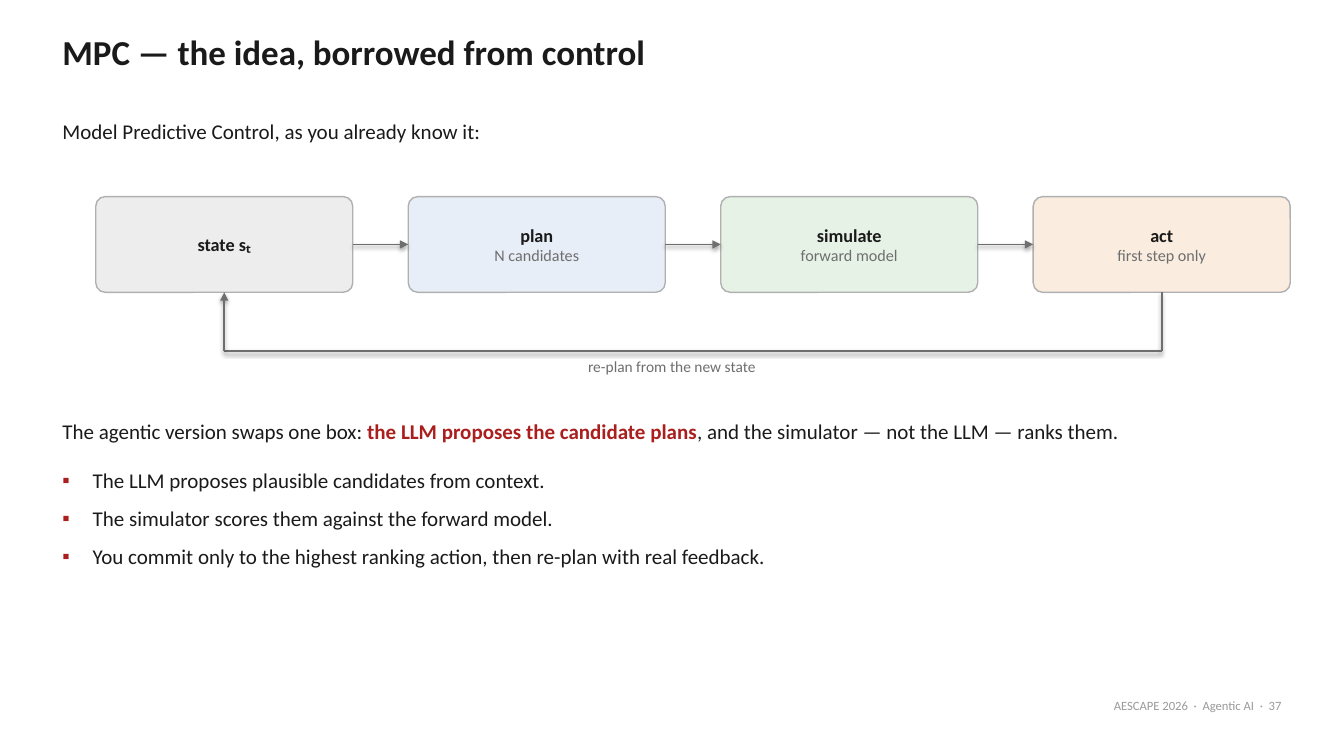
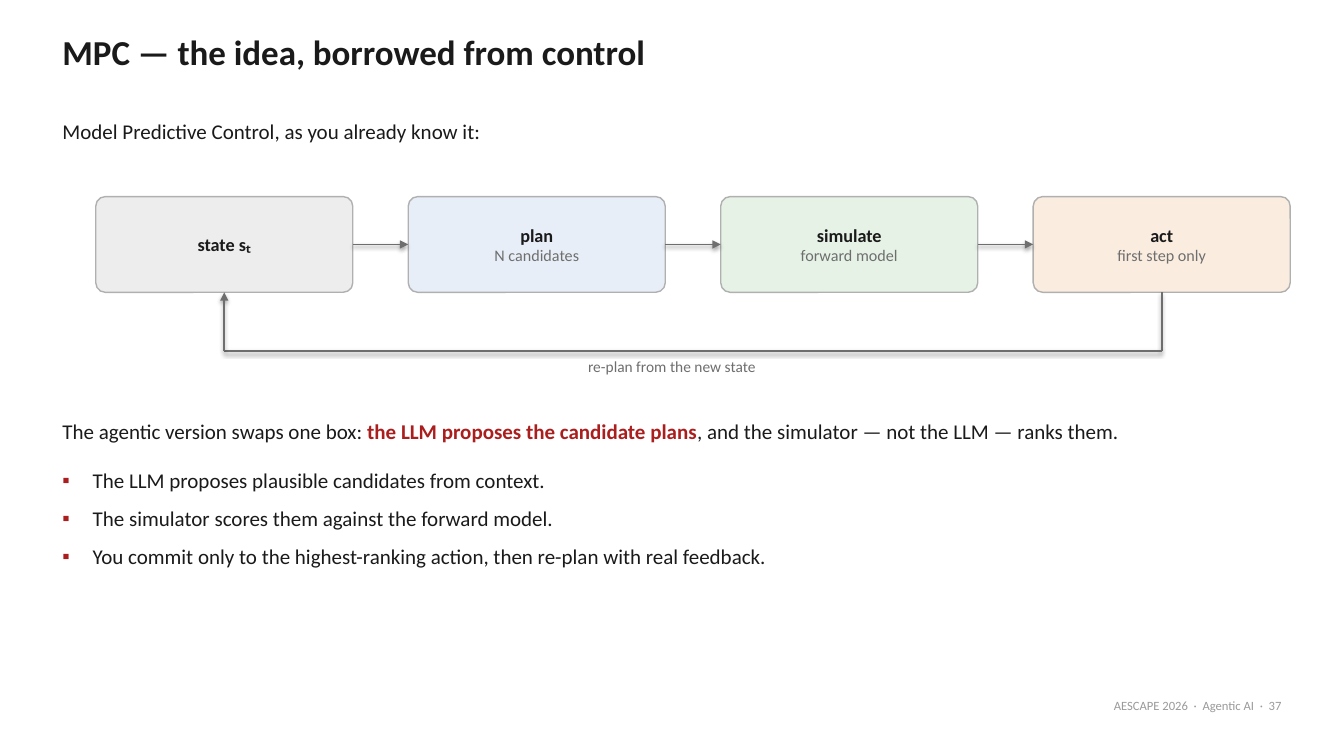
Before and after one commit to natrask/AESCAPE, a slide deck: slide 37 of slides/agentic_ai_intro.pptx. Drawn at 1344x756 pixels with LibreOffice and Linux fonts; fonts in the diff are those of the drawing. Boxes give left, top, right and bottom in pixels: in the first picture for what was removed or moved away, otherwise in the second. Text is boxed around its words. In the diff, an @@ line names an element or a change of style, - is before the commit and + after.

```diff
--- a/slides/agentic_ai_intro.pptx
+++ b/slides/agentic_ai_intro.pptx
@@ text at (93,549,766,568): text changed @@
-▪ You commit only to the highest ranking action, then re-plan with real feedback.
+▪ You commit only to the highest-ranking action, then re-plan with real feedback.
```
Also in this commit, not shown: 9 other slides changed, 1 other file.
